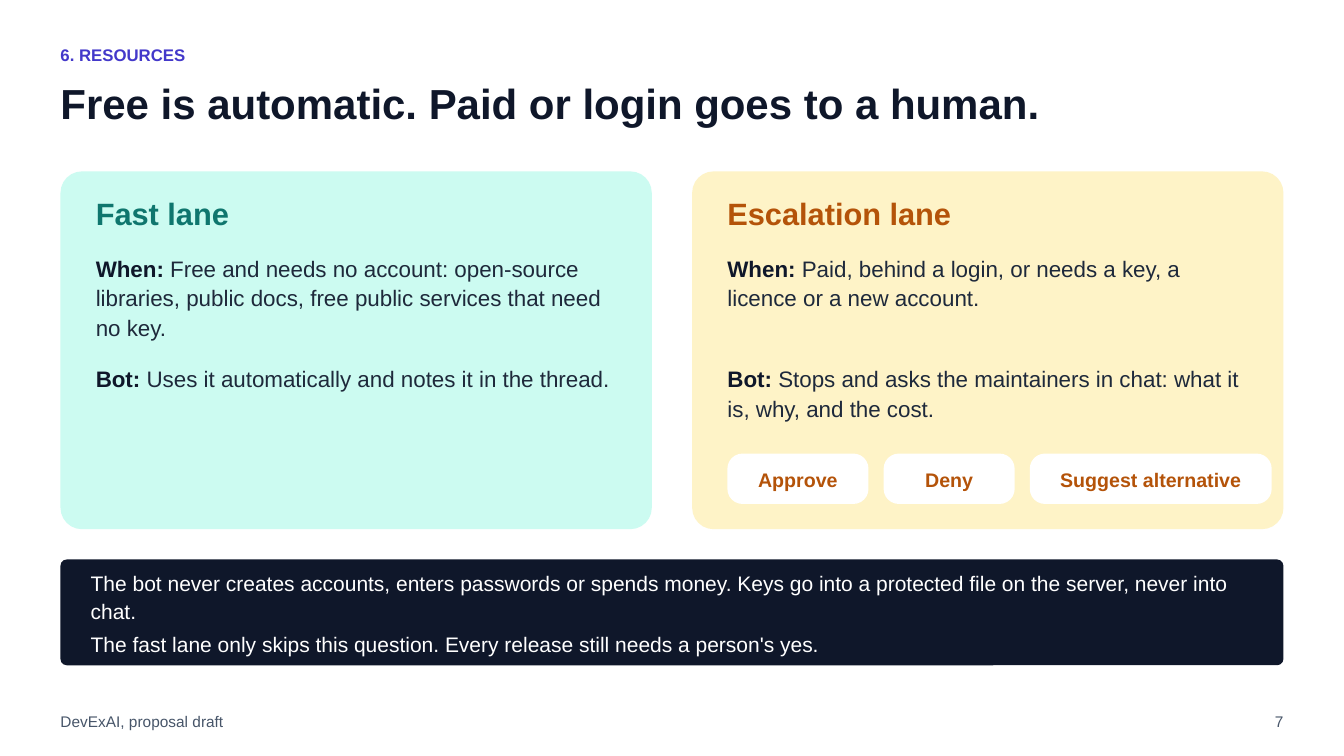
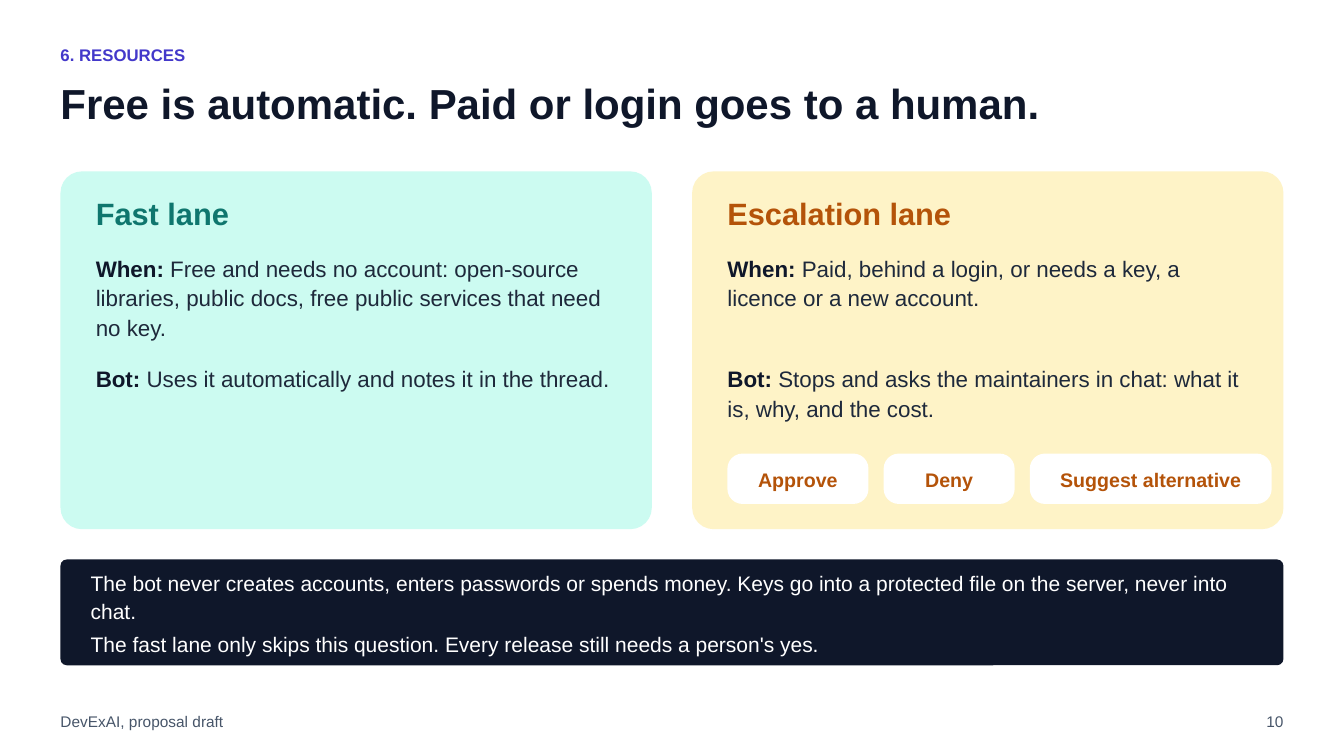
Before and after one commit to raghavsatyadev/DevExAI, a slide deck: slide 10 of DevExAI.pptx (slide 7 before the commit). Drawn at 1344x756 pixels with LibreOffice and Linux fonts; fonts in the diff are those of the drawing. Boxes give left, top, right and bottom in pixels: in the first picture for what was removed or moved away, otherwise in the second. Text is boxed around its words. In the diff, an @@ line names an element or a change of style, - is before the commit and + after.

```diff
--- a/DevExAI.pptx
+++ b/DevExAI.pptx
@@ text at bbox=[1266, 716, 1283, 727]: text changed @@
-7
+10
```
Also in this commit, not shown: 12 other slides changed, 3 slides added, 13 other files.
